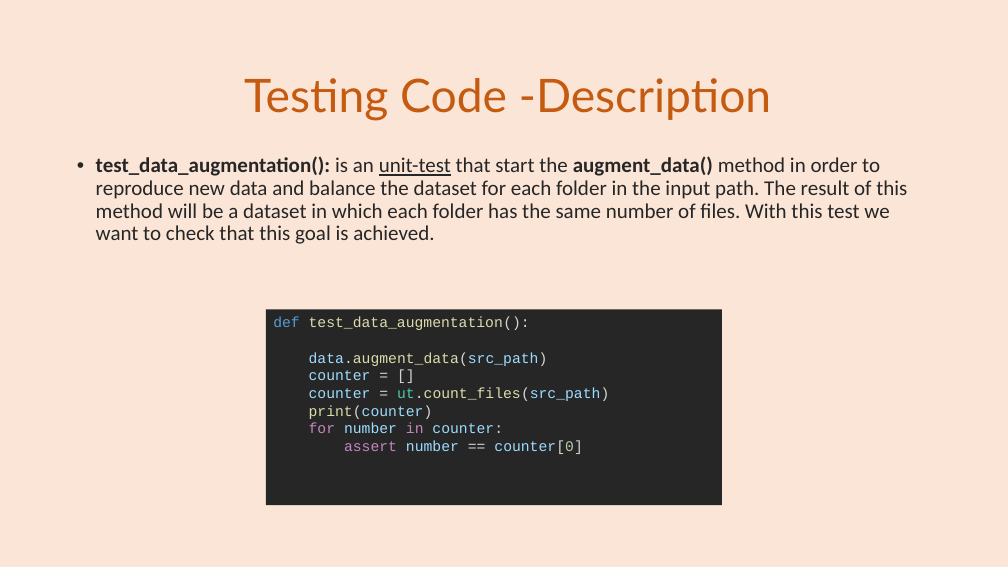
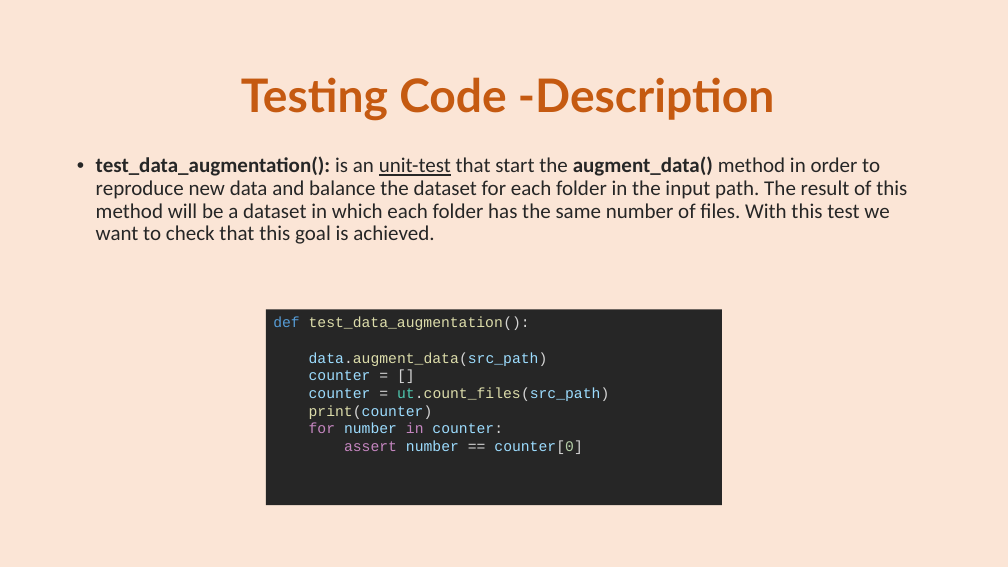
Before and after one commit to se4ai2223-uniba/architectural-style-recognition, a slide deck: slide 12 of docs/ArchiNet Team-Milestone 3.pptx (slide 11 before the commit). Drawn at 1008x567 pixels with LibreOffice and Linux fonts; fonts in the diff are those of the drawing. Boxes give left, top, right and bottom in pixels: in the first picture for what was removed or moved away, otherwise in the second. Text is boxed around its words. In the diff, an @@ line names an element or a change of style, - is before the commit and + after.

```diff
--- a/docs/ArchiNet Team-Milestone 3.pptx
+++ b/docs/ArchiNet Team-Milestone 3.pptx
@@ title "Testing Code -Description" at [241,77,775,121]: bold on @@
```
Also in this commit, not shown: 19 other slides changed, 1 slide added, 1 slide removed.
